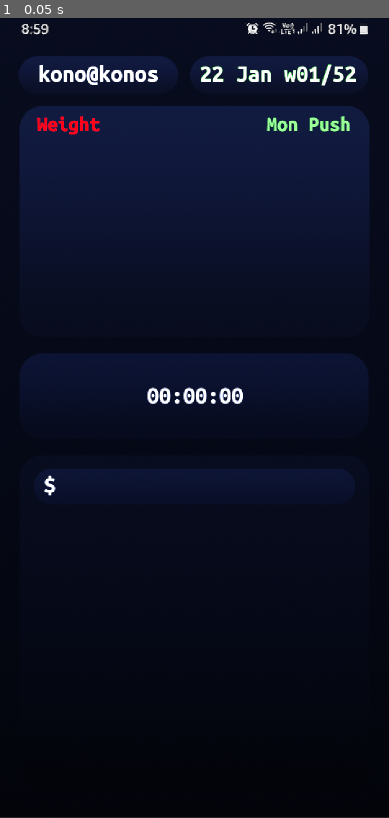
Above: before the commit, frame 1.
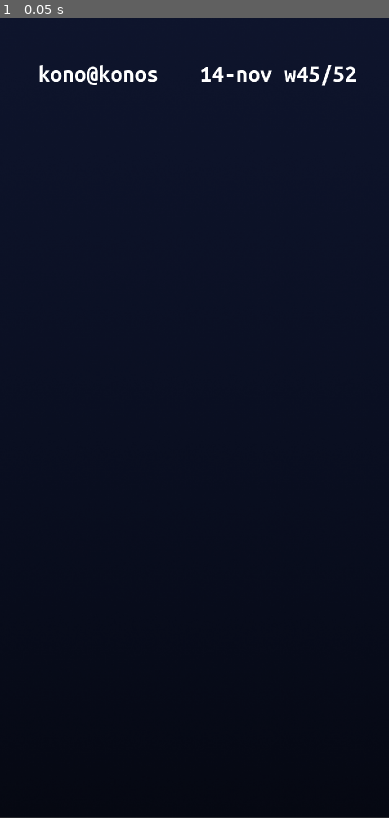
Above: after the commit, the same moment.

Repository: Kono-o/KonOS
Game: Godot game, scene res://scenes/app.tscn
Two runs of this game, one before a commit and one after it. Both use one fixed random seed, a clock stepped at 60 frames per second and the inputs below.
Inputs:
- Up to frame 1 (0.05 s): no input

The runs differ from the first frame. In frame 1, 1.5% of the frame differs, in the area x 5-95%, y 0-60%.

Commit message:
date string

Diff:
--- a/scenes/app.tscn
+++ b/scenes/app.tscn
@@ -19,6 +19,7 @@
 texture = ExtResource("1_wl3rw")
 
 [node name="Mockup (Disable before export)" type="TextureRect" parent="Bg/Gradient Texture"]
+visible = false
 layout_mode = 0
 offset_right = 1080.0
 offset_bottom = 2220.0
@@ -28,7 +29,7 @@
 
 [node name="Menu Buttons" type="Node2D" parent="UI"]
 
-[node name="Username" type="Label" parent="UI"]
+[node name="UsernameLabel" type="Label" parent="UI"]
 offset_left = 89.0
 offset_top = 121.0
 offset_right = 459.0
@@ -37,7 +38,7 @@
 label_settings = SubResource("LabelSettings_2sgqu")
 horizontal_alignment = 1
 
-[node name="Date" type="Label" parent="UI"]
+[node name="DateLabel" type="Label" parent="UI"]
 offset_left = 552.0
 offset_top = 121.0
 offset_right = 994.0
--- a/scenes/date.gd
+++ b/scenes/date.gd
@@ -1,26 +1,36 @@
 extends Label
 
-const MONTH_NAME_ARRAY = ["nut","jan","feb","mar","apr","may","jun","jul","aug","sep","oct","nov","dec"]
+const MONTH_NAME_ARRAY = ["nul","jan","feb","mar","apr","may","jun","jul","aug","sep","oct","nov","dec"]
 const MONTH_DUR_ARRAY = [0,31,29,31,30,31,30,31,31,30,31,30,31]
+const WEEK_NAME_ARRAY = ["nul","mon","tue","wed","thu","fri","sat","sun"]
 
 var month = MONTH_NAME_ARRAY[0];
 var yearDay = 0;
+var weekNum = '0';
+
 func dateConcat():
-	var dateTime = Time.get_datetime_dict_from_system()
-	month = MONTH_NAME_ARRAY[dateTime['month']];
 
-	for i in dateTime['month']:
+	var dateTime = Time.get_datetime_dict_from_system() #YYYY-MM-DD in numbers
+	month = MONTH_NAME_ARRAY[dateTime['month']]; #month number
+
+	for i in dateTime['month']: #which day of the year
 		yearDay += MONTH_DUR_ARRAY[i]
 
-	yearDay += dateTime['day']
-	var date = '%s-%s' % [dateTime['day'],month]
-	print (date)
-	print (yearDay)
+	yearDay += dateTime['day'] #which day of the year + incomplete month's days
+	if yearDay/7 < 10:
+		weekNum = '0' + str(yearDay/7)
+	else:
+		weekNum = str(yearDay/7)
 
-# Called when the node enters the scene tree for the first time.
+	var date = '%s-%s %s%s%s' % [dateTime['day'],month,'w', weekNum, '/52'] #final concat
+	return str(date)
+
+func dateSet():
+	var DateLabel = get_node("/root/App/UI/DateLabel")
+	DateLabel.text = dateConcat()
+
 func _ready():
-	dateConcat()
+	dateSet()
 
-# Called every frame. 'delta' is the elapsed time since the previous frame.
 func _process(delta):
 	pass
